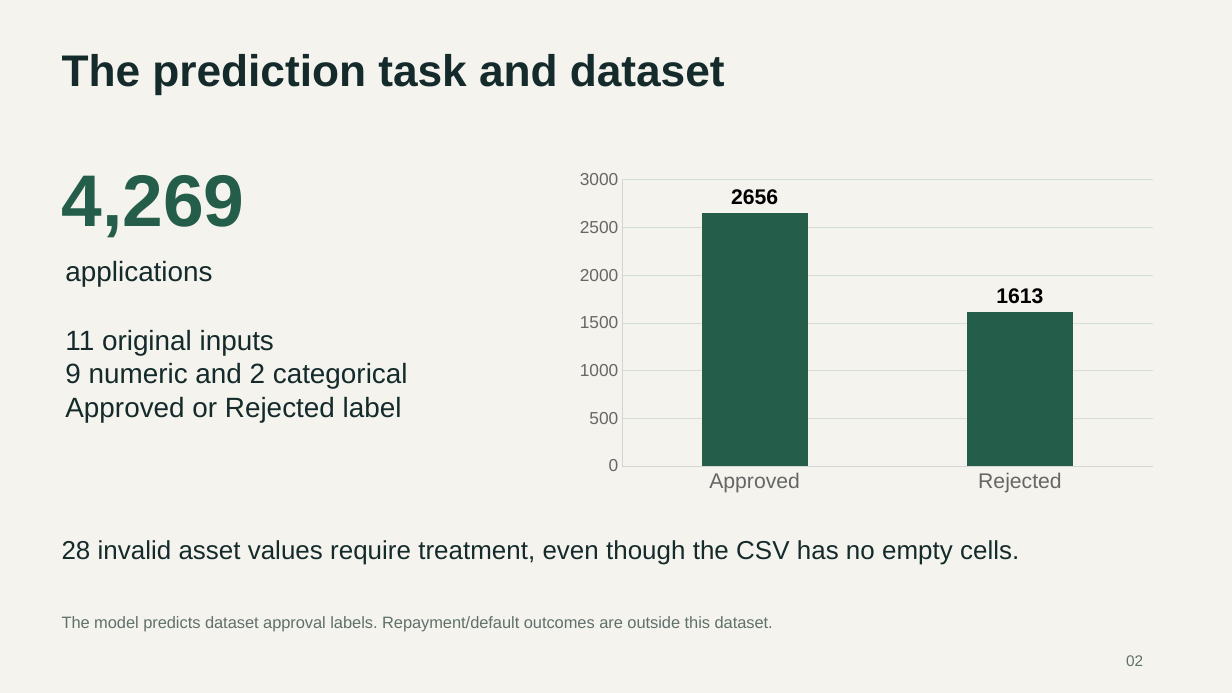
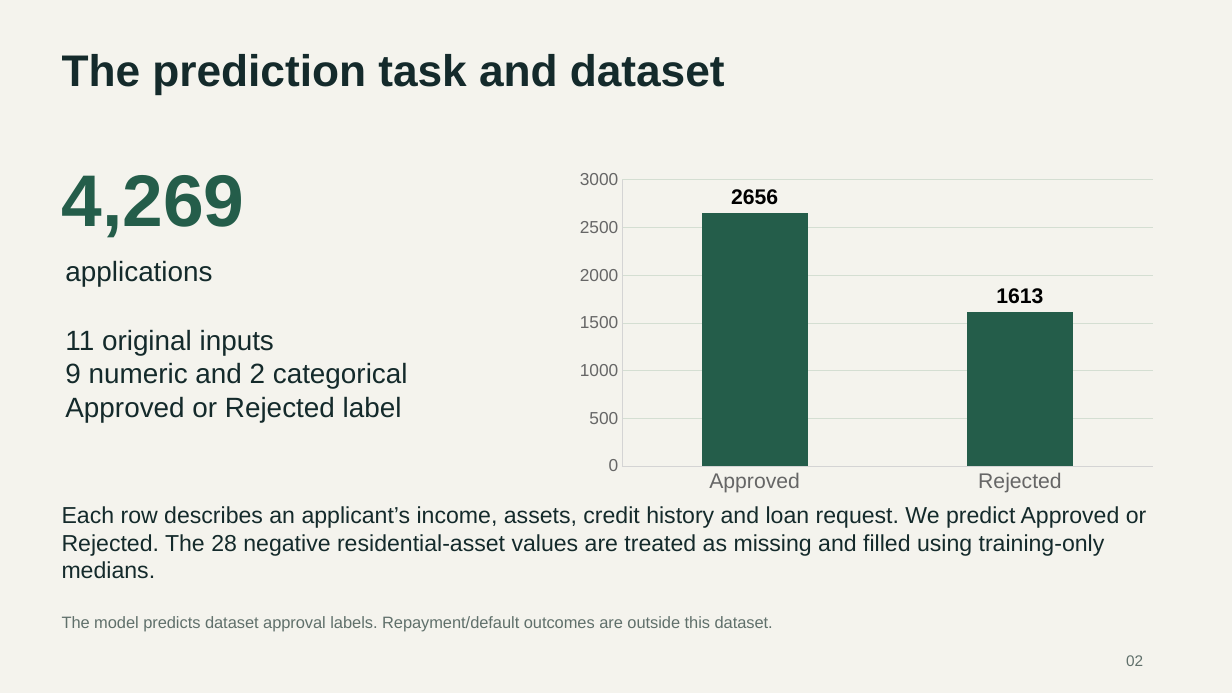
Before and after one commit to Puneet-gulia/loan-approval-mlops, a slide deck: slide 2 of docs/Loan_Approval_Presentation.pptx. Drawn at 1232x693 pixels with LibreOffice and Linux fonts; fonts in the diff are those of the drawing. Boxes give left, top, right and bottom in pixels: in the first picture for what was removed or moved away, otherwise in the second. Text is boxed around its words. In the diff, an @@ line names an element or a change of style, - is before the commit and + after.

```diff
--- a/docs/Loan_Approval_Presentation.pptx
+++ b/docs/Loan_Approval_Presentation.pptx
@@ text at bbox=[62, 506, 1147, 579]: text changed; size 20.2 to 18 pt @@
-28 invalid asset values require treatment, even though the CSV has no empty cells.
+Each row describes an applicant’s income, assets, credit history and loan request. We predict Approved or Rejected. The 28 negative residential-asset values are treated as missing and filled using training-only medians.
```
Also in this commit, not shown: 11 other slides changed, 3 other files.
